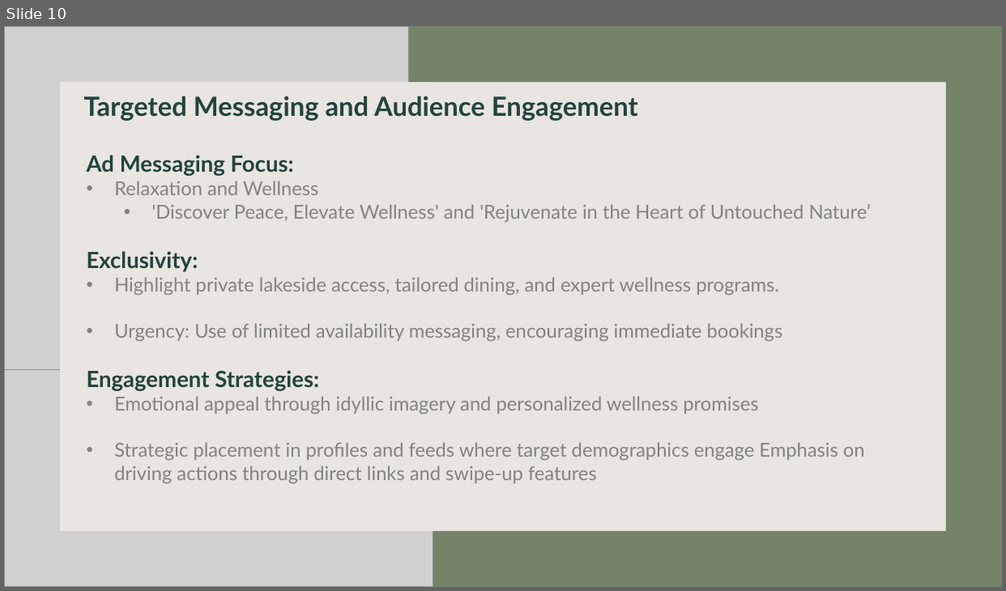
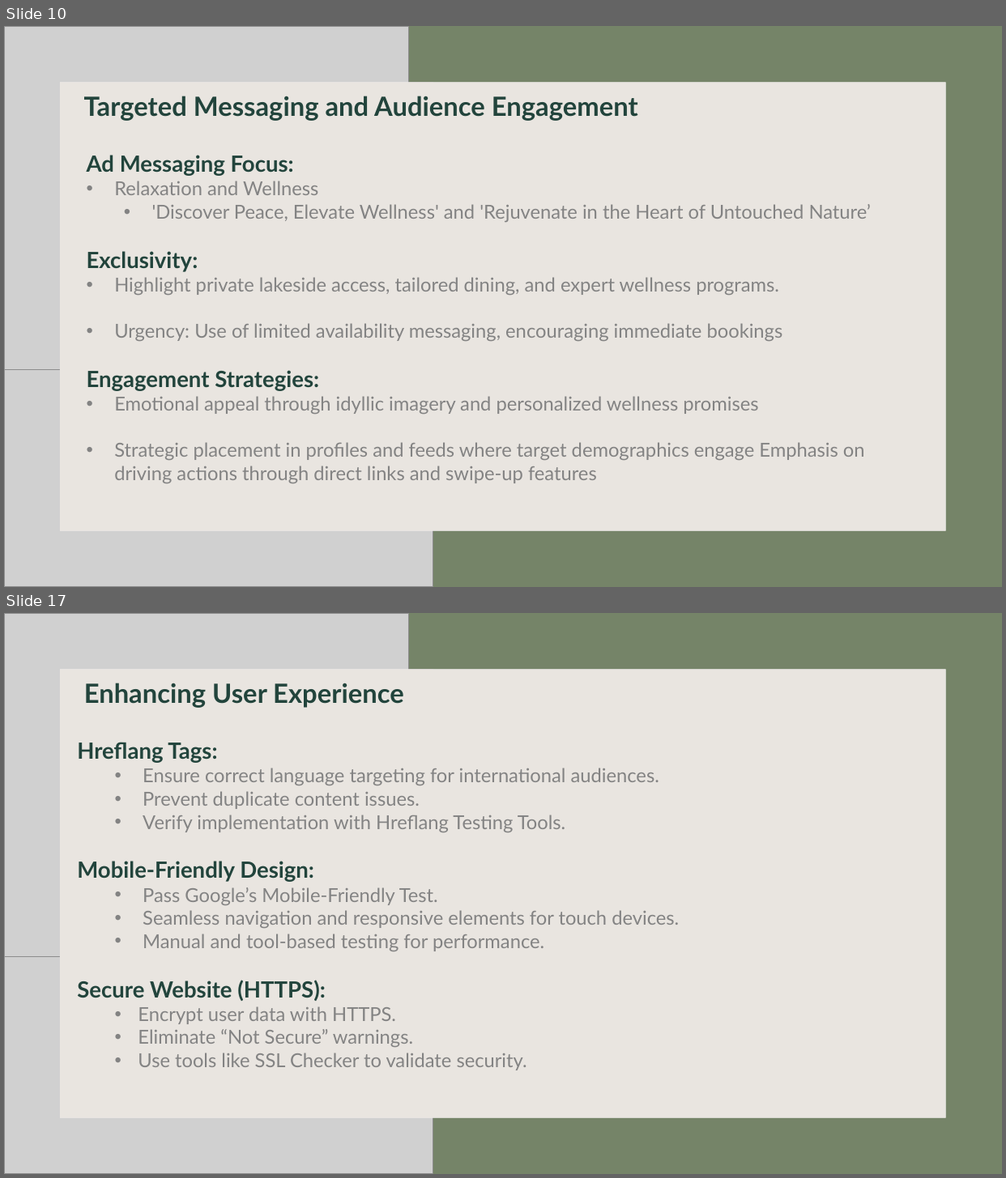
Before and after one commit to markusKoppensteiner1998/digitalMarketing, a slide deck: DIGMA_Presentation.pptx. Shown one above the other, each under a label of ours: slide 10 before the commit, slides 10 and 17 after it; the slides between them are not shown. The pictures are 1006x591 and 1006x1178 pixels, drawn with LibreOffice and Linux fonts; fonts in the diff are those of the drawing; grey boxes stand for pictures; background and template pictures are left out. Boxes give left, top, right and bottom in pixels: in the first picture for what was removed or moved away, otherwise in the second. Text is boxed around its words. In the diff, an @@ line names an element or a change of style, - is before the commit and + after.

```diff
--- a/DIGMA_Presentation.pptx
+++ b/DIGMA_Presentation.pptx
@@ slide 17 added at (x1=4, y1=613, x2=1002, y2=1174), background #FFFFFF @@
@@ rectangle added at (x1=4, y1=613, x2=1002, y2=1174), fill #758468 @@
@@ picture added at (x1=4, y1=613, x2=409, y2=956) @@
@@ picture added at (x1=4, y1=670, x2=433, y2=1174) @@
@@ rectangle added at (x1=59, y1=669, x2=945, y2=1118), fill #E0DAD4 at 70% opacity @@
@@ rectangle added at (x1=60, y1=669, x2=946, y2=1118), fill #FFFFFF @@
@@ text added at (x1=84, y1=683, x2=404, y2=708), 25.5 pt, text #22443C, bold @@
+Enhancing User Experience
@@ text added at (x1=77, y1=742, x2=679, y2=1071), 18.5 pt, text #838383 @@
+Hreflang Tags:
+  • Ensure correct language targeting for international audiences.
+  • Prevent duplicate content issues.
+  • Verify implementation with Hreflang Testing Tools.
+Mobile-Friendly Design:
+  • Pass Google’s Mobile-Friendly Test.
+  • Seamless navigation and responsive elements for touch devices.
+  • Manual and tool-based testing for performance.
+Secure Website (HTTPS):
+  • Encrypt user data with HTTPS.
+  • Eliminate “Not Secure” warnings.
+  • Use tools like SSL Checker to validate security.
```
Also in this commit, not shown: 13 other slides added, 1 other file.
